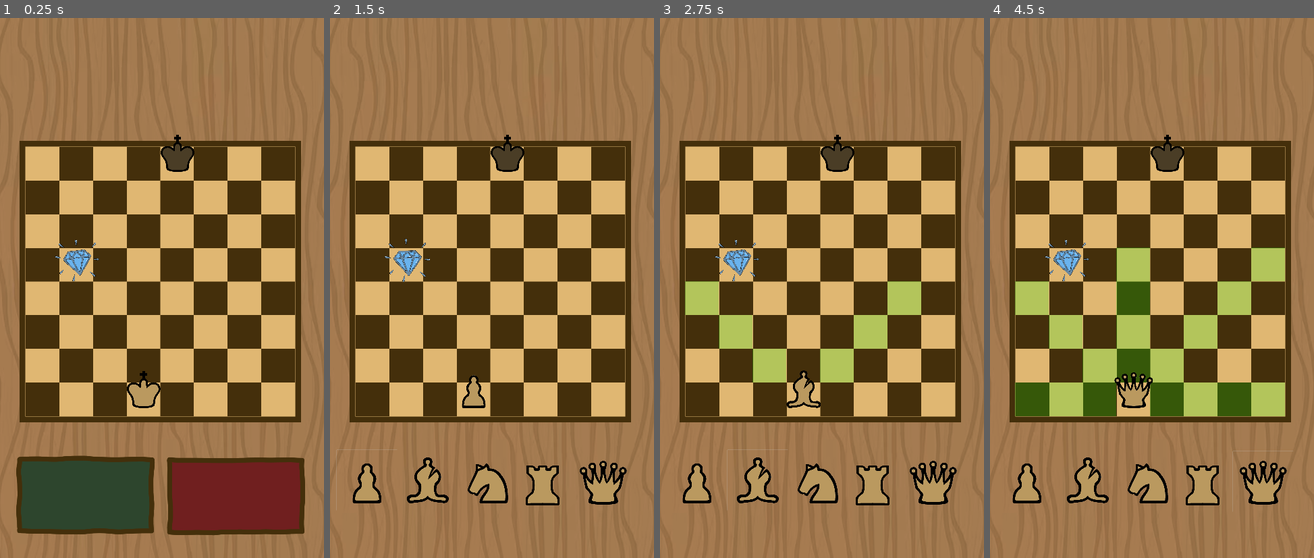
Above: before the commit, frames 1-4 (left to right).
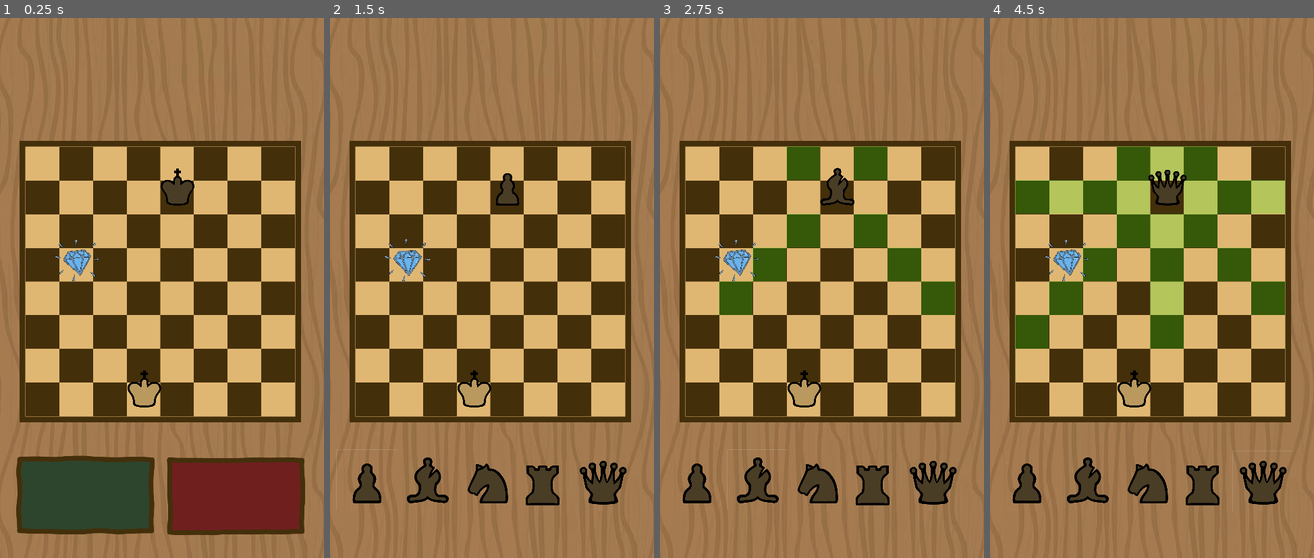
Above: after the commit, the same moments.

Repository: mljkvc/Blokejd-GameJam
Game: Godot game, scene res://scenes/Main.tscn
The game is run twice, just before and just after one commit, with the same random seed, the same clock (stepped at 60 frames per second) and the same inputs. Sound files missing from this copy of the repository are replaced by a short silence.
Inputs (mouse positions are in pixels of both pictures, inside the frame that each line leads up to):
- Up to frame 1 (0.25 s): no input
- Up to frame 2 (1.5 s): click (414, 498) at 0.5 s; click (365, 482) at 1.25 s
- Up to frame 3 (2.75 s): click (757, 482) at 2 s
- Up to frame 4 (4.5 s): click (1148, 482) at 2.75 s; click (1203, 482) at 3.5 s; click (1262, 482) at 4.25 s

The runs differ from the first frame. In frame 1, 0.9% of the frame differs, in the area x 39-60%, y 21-73%; in frame 2, 2.8%; in frame 3, 12%; in frame 4, 28%, in the area x 6-92%, y 21-91%.
Error before the commit: Invalid access to property or key 'your_current_piece' on a base object of type 'Node2D (White)'. (res://scripts/main_scene.gd:100)
Error after the commit: Invalid access to property or key 'your_current_piece' on a base object of type 'Node2D (Black)'. (res://scripts/main_scene.gd:112)

Commit message:
added movement for each player

Diff:
--- a/scripts/main_scene.gd
+++ b/scripts/main_scene.gd
@@ -11,6 +11,8 @@
 @onready var enemy_king = $Black
 @onready var diamond = $Diamond
 
+var you_are_white: bool = false
+
 var your_piece: String = "king"
 
 var your_current_tile: String = "d_1" #format a_1 ->(7,0)
@@ -18,13 +20,8 @@
 var diamond_tile: String = "b_5"
 # Called when the node enters the scene tree for the first time.
 func _ready() -> void:
-	if false:
-		choose_a_piece_node.remove_child(white_pieces)
-		your_pieces = black_pieces
-	else:
-		choose_a_piece_node.remove_child(black_pieces)
-		your_pieces = white_pieces
-
+
+	assign_correct_pieces()
 	show_pieces_choice()
 	diamond.position = Board.get_node(diamond_tile).global_position
 	diamond.animation.play("diamond_animation")
@@ -34,6 +31,18 @@
 	for tile in Board.get_children():
 		if tile is Tile:
 			tile.connect("piece_moved", Callable(self, "_on_piece_moved"))
+
+func assign_correct_pieces() -> void:
+	if you_are_white:
+		choose_a_piece_node.remove_child(black_pieces)
+		your_pieces = white_pieces
+		your_king = $White
+	else:
+		choose_a_piece_node.remove_child(white_pieces)
+		your_pieces = black_pieces
+		your_king = $Black
+		your_current_tile = "e_7"
+
 
 
 func _on_piece_moved(new_tile_name: String) -> void:
@@ -95,9 +104,12 @@
 	var available_tiles_array: Array = []
 	var coord: Vector2 = tile_name_to_matrix_representation(your_current_tile)
 	if your_piece == "pawn":
-		your_king.piece.texture = load("res://sprites/chess_pieces/beli_piun.png")
-		var new_coords = []
-		var sign = 1 if your_king.your_current_piece > 0 else -1
+		if you_are_white:
+			your_king.piece.texture = load("res://sprites/chess_pieces/beli_piun.png")
+		else:
+			your_king.piece.texture = load("res://sprites/chess_pieces/crni_piun.png")
+		var new_coords = []
+		var sign = 1 if your_king.your_current_piece > 0 else -1 #ovo isto da se rasporedi po ifovima gore
 		new_coords.append(coord + Vector2(0,your_king.your_current_piece))
 		new_coords.append(coord + Vector2(1,your_king.your_current_piece))
 		new_coords.append(coord + Vector2(-1,your_king.your_current_piece))
@@ -105,7 +117,11 @@
 
 
 	if your_piece == "bishop":
-		your_king.piece.texture = load("res://sprites/chess_pieces/beli_lovac.png")
+		if you_are_white:
+			your_king.piece.texture = load("res://sprites/chess_pieces/beli_lovac.png")
+		else:
+			your_king.piece.texture = load("res://sprites/chess_pieces/crni_lovac.png")
+
 		var new_coords = []
 		for i in range(1,4):
 			new_coords.append(coord + Vector2(i,i))
@@ -115,7 +131,10 @@
 		available_tiles_array = new_coords.filter(is_valid).map(matrix_representation_to_tile_name)
 
 	if your_piece == "knight":
-		your_king.piece.texture = load("res://sprites/chess_pieces/beli_konj.png")
+		if you_are_white:
+			your_king.piece.texture = load("res://sprites/chess_pieces/beli_konj.png")
+		else:
+			your_king.piece.texture = load("res://sprites/chess_pieces/crni_konj.png")
 		var new_coords = []
 		new_coords.append(coord + Vector2(1,2))
 		new_coords.append(coord + Vector2(1,-2))
@@ -129,7 +148,10 @@
 
 
 	if your_piece == "rook":
-		your_king.piece.texture = load("res://sprites/chess_pieces/beli_top.png")
+		if you_are_white:
+			your_king.piece.texture = load("res://sprites/chess_pieces/beli_top.png")
+		else:
+			your_king.piece.texture = load("res://sprites/chess_pieces/crni_top.png")
 		var new_coords = []
 		for i in range(1,4):
 			new_coords.append(coord + Vector2(0,i))
@@ -139,7 +161,10 @@
 		available_tiles_array = new_coords.filter(is_valid).map(matrix_representation_to_tile_name)
 
 	if your_piece == "queen":
-		your_king.piece.texture = load("res://sprites/chess_pieces/bela_kraljica.png")
+		if you_are_white:
+			your_king.piece.texture = load("res://sprites/chess_pieces/bela_kraljica.png")
+		else:
+			your_king.piece.texture = load("res://sprites/chess_pieces/crna_kraljica.png")
 		var new_coords = []
 		for i in range(1,5):
 			new_coords.append(coord + Vector2(i,i))
Not shown, added: scenes/mai2F8E.tmp
